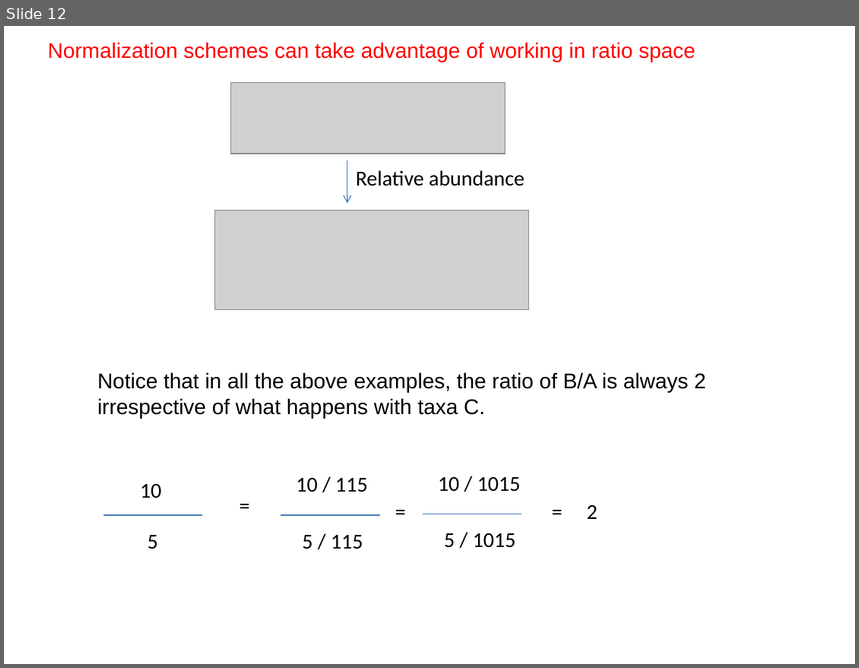
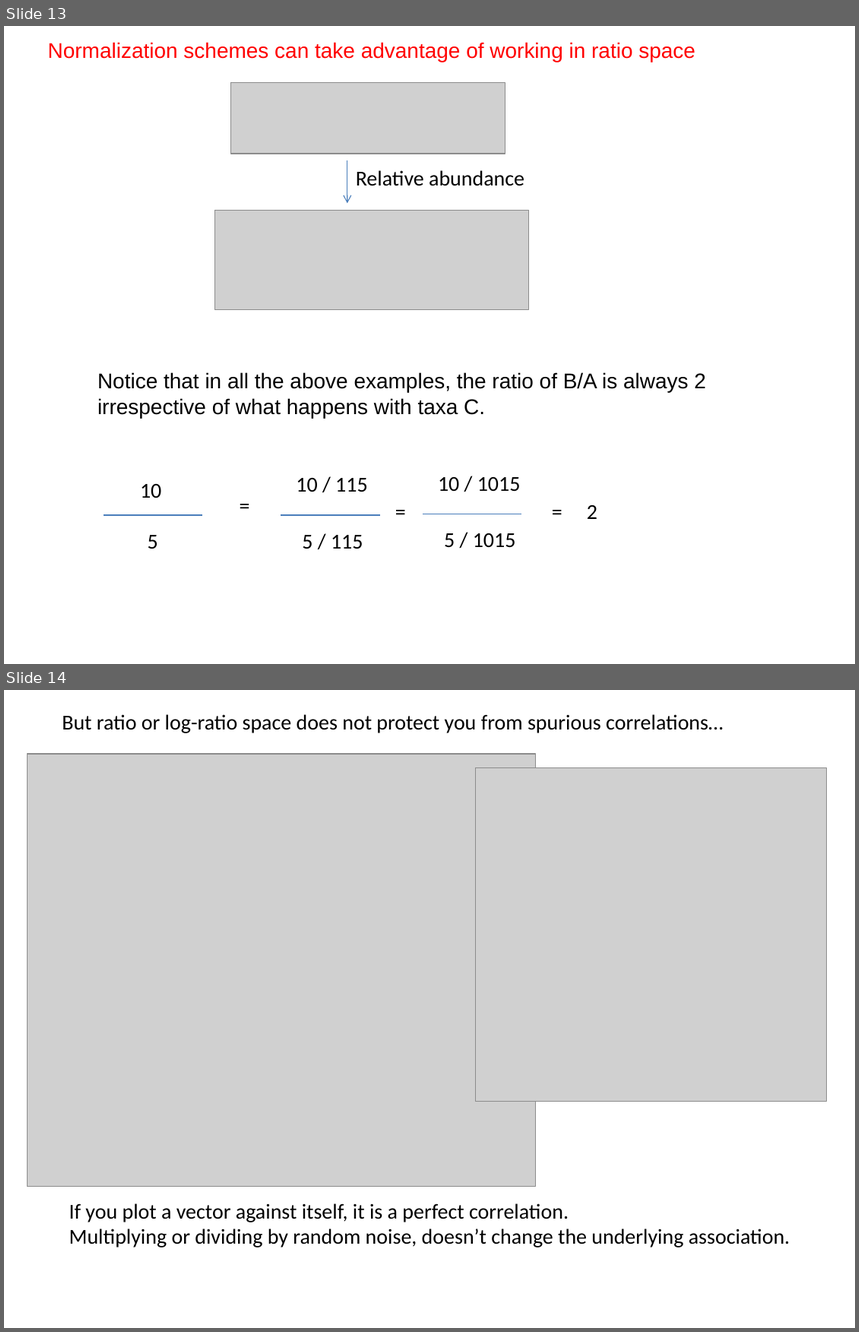
Before and after one commit to afodor/afodor.github.io, a slide deck: classes/stats2017/Lecture22.pptx. Shown one above the other, each under a label of ours: slide 12 before the commit, slides 13 and 14 after it. The pictures are 859x668 and 859x1332 pixels, drawn with LibreOffice and Linux fonts; fonts in the diff are those of the drawing; grey boxes stand for pictures. Boxes give left, top, right and bottom in pixels: in the first picture for what was removed or moved away, otherwise in the second. Text is boxed around its words. In the diff, an @@ line names an element or a change of style, - is before the commit and + after.

```diff
--- a/classes/stats2017/Lecture22.pptx
+++ b/classes/stats2017/Lecture22.pptx
@@ slide 14 added at (4, 690, 855, 1328), background #FFFFFF @@
@@ text added at (62, 714, 723, 733), 18 pt, text #000000 @@
+But ratio or log-ratio space does not protect you from spurious correlations…
@@ picture added at (27, 754, 536, 1186) @@
@@ picture added at (475, 768, 827, 1102) @@
@@ text added at (69, 1204, 791, 1248), 18 pt, text #000000 @@
+If you plot a vector against itself, it is a perfect correlation.
+Multiplying or dividing by random noise, doesn’t change the underlying association.
@@ what was slide 12 is now slide 13 @@
```
Also in this commit, not shown: 1 slide changed, 4 other slides added, 3 slides removed, 1 other file.
